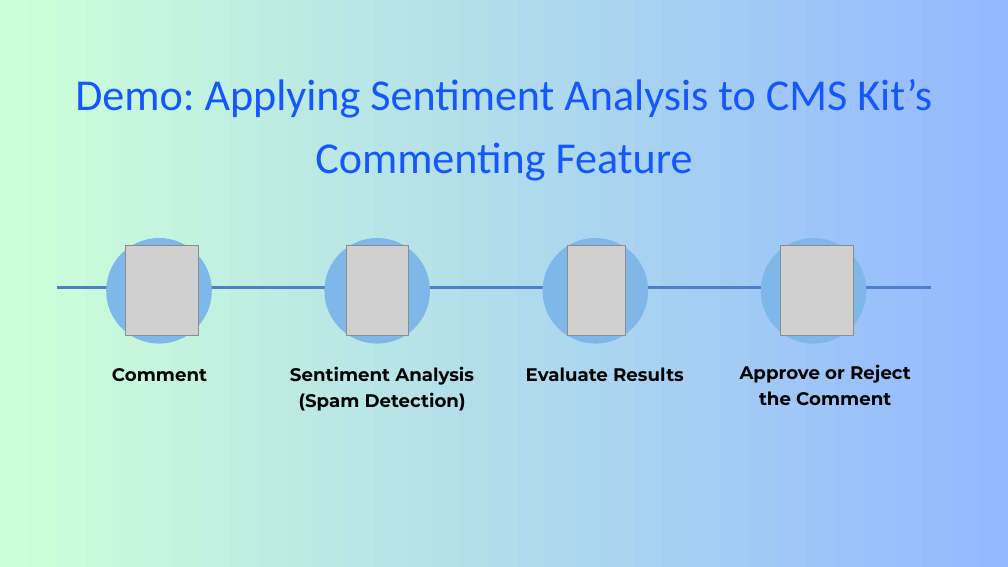
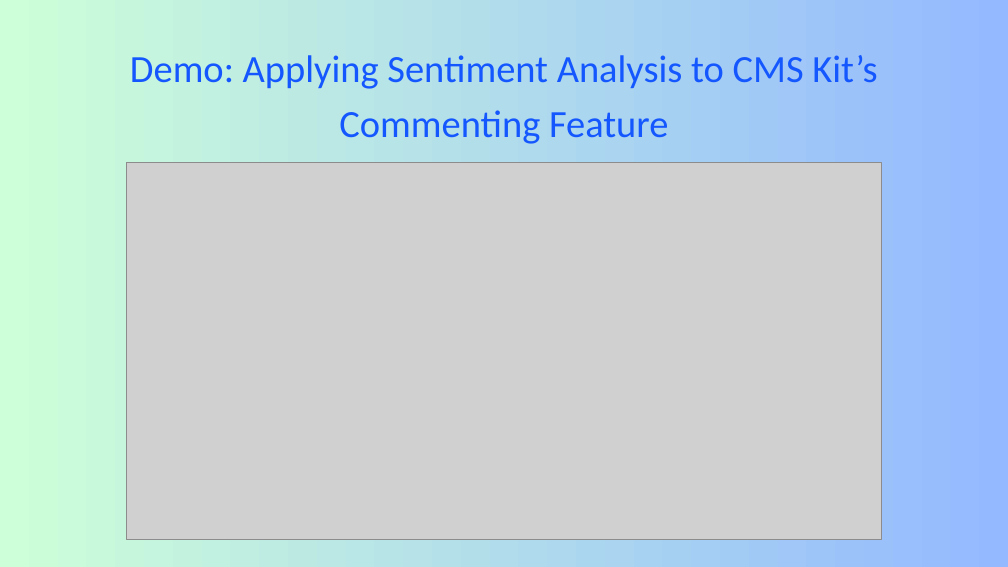
Before and after one commit to EngincanV/presentations, a slide deck: slide 6 of ABP/Dotnet-Conf-2024/Sentiment-Analysis-in-NET.pptx (slide 7 before the commit). Drawn at 1008x567 pixels with LibreOffice and Linux fonts; fonts in the diff are those of the drawing; grey boxes stand for pictures. Boxes give left, top, right and bottom in pixels: in the first picture for what was removed or moved away, otherwise in the second. Text is boxed around its words. In the diff, an @@ line names an element or a change of style, - is before the commit and + after.

Commit message:
Finalize "Sentiment Analysis in .NET" slides.

```diff
--- a/ABP/Dotnet-Conf-2024/Sentiment-Analysis-in-NET.pptx
+++ b/ABP/Dotnet-Conf-2024/Sentiment-Analysis-in-NET.pptx
@@ text "Demo: Applying Sentiment Analysis to ...": place and size @@
-text "Demo: Applying Sentiment Analysis to ..." at (75, 79, 932, 181)
+text "Demo: Applying Sentiment Analysis to ..." at (130, 55, 877, 144)
@@ text "Demo: Applying Sentiment Analysis to ..." at (130, 55, 877, 144): size 63 to 55 pt @@
@@ picture added at (127, 163, 881, 540) @@
@@ freeform shape removed at (106, 238, 212, 344) @@
@@ freeform shape removed at (325, 238, 430, 344) @@
@@ freeform shape removed at (543, 238, 649, 344) @@
@@ freeform shape removed at (761, 238, 866, 344) @@
@@ picture removed at (125, 245, 199, 335) @@
@@ picture removed at (346, 245, 408, 335) @@
@@ picture removed at (568, 245, 624, 335) @@
@@ picture removed at (781, 245, 854, 335) @@
@@ line removed from (56, 288) to (931, 288) @@
@@ text removed at (112, 368, 207, 382) @@
-Comment
@@ text removed at (290, 366, 474, 411) @@
-Sentiment Analysis
-(Spam Detection)
@@ text removed at (526, 367, 684, 381) @@
-Evaluate Results
@@ text removed at (740, 364, 911, 406) @@
-Approve or Reject the Comment
```
Also in this commit, not shown: 2 other slides changed, 1 slide added, 1 other file.
